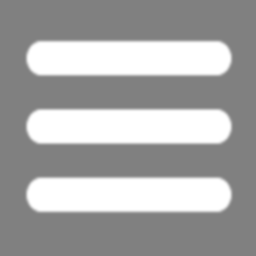
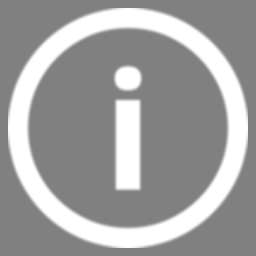
Revision of a layered 256 × 256 image; what changed, layer by layer:
added layer "Info" above "Hamburger" over [8, 8, 248, 248]
hid "Hamburger" over [24, 38, 234, 215]
